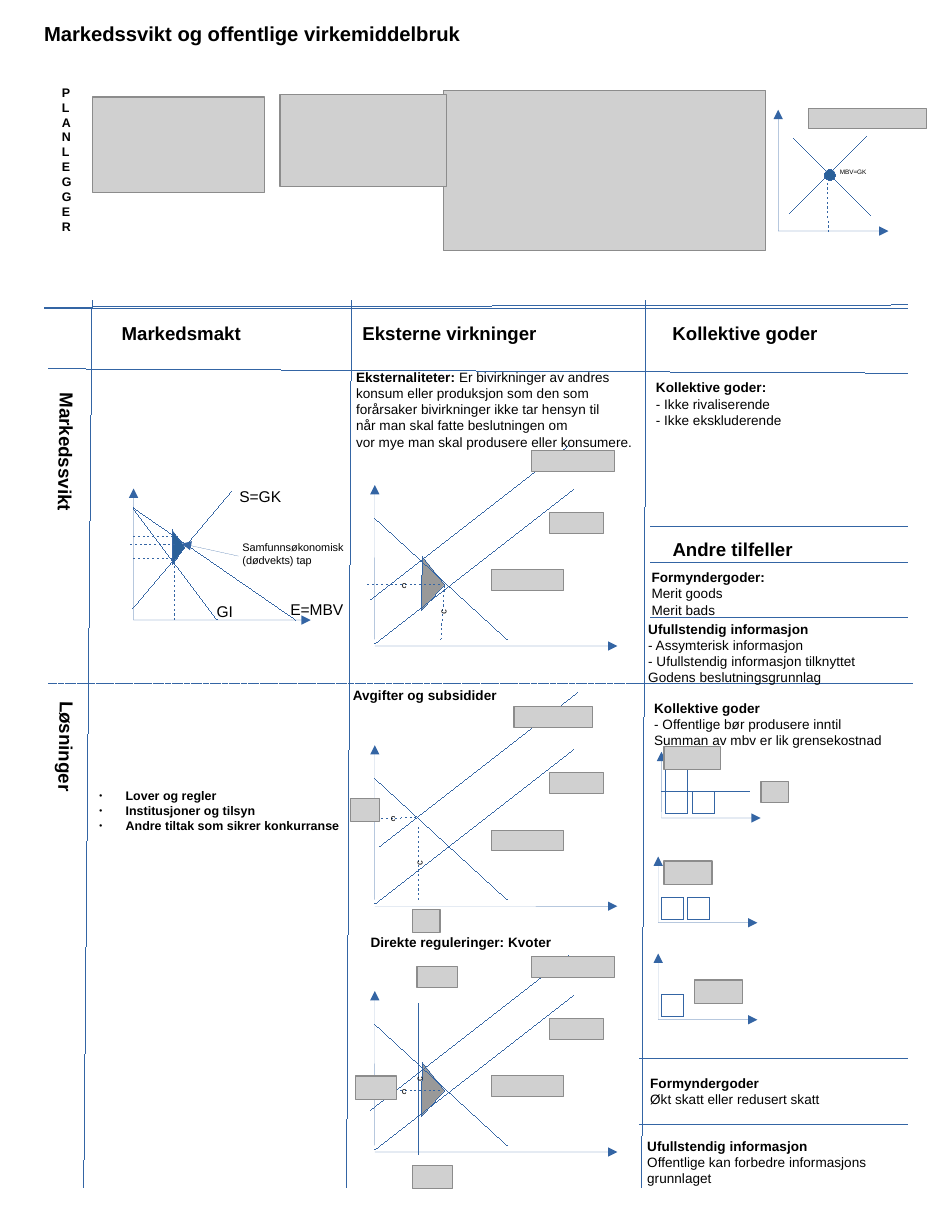
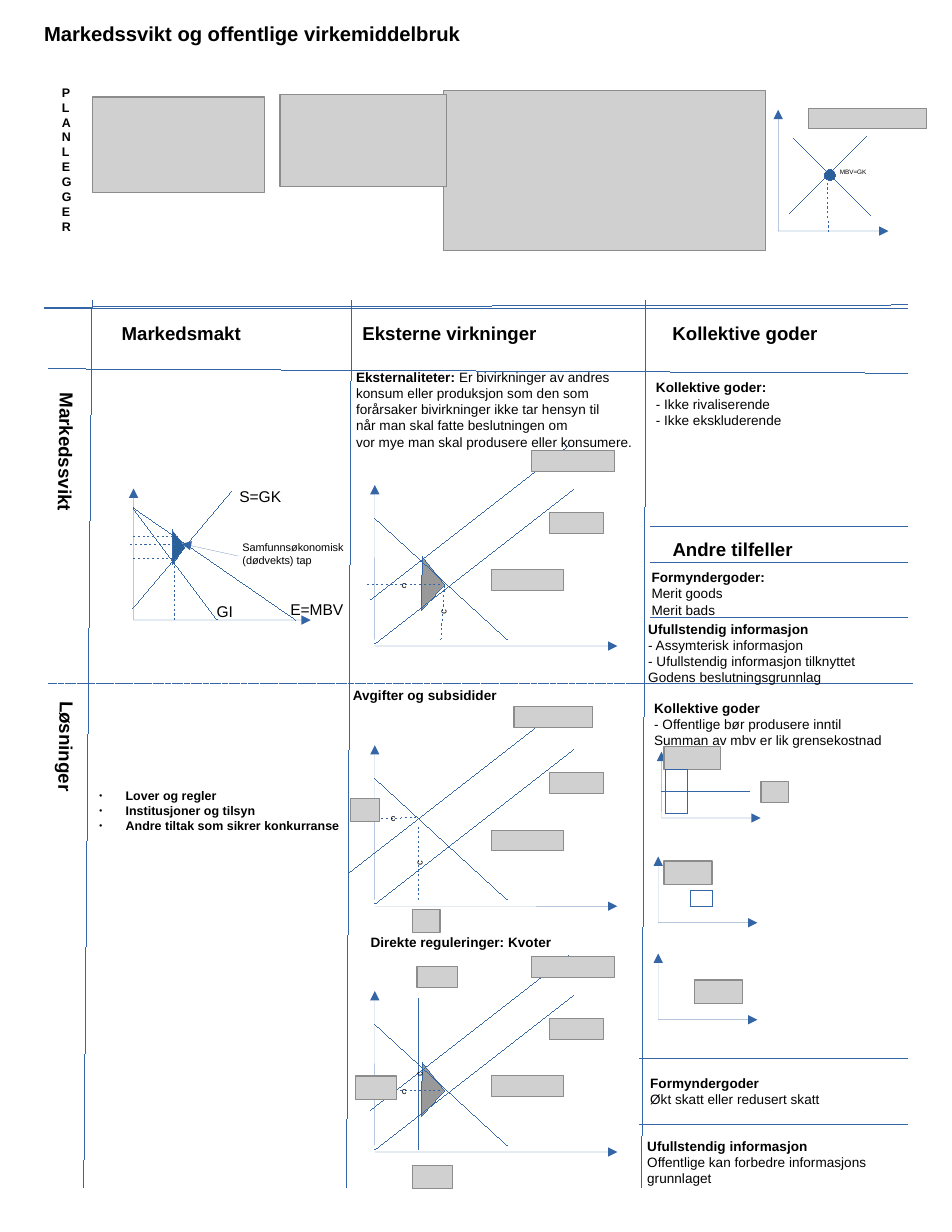
Before and after one commit to joernih/SFB10816Mikrooekonomi, a slide deck: slide 15 of forelesninger/drawio/alle_halden7.odp. Drawn at 952x1232 pixels with LibreOffice and Linux fonts; fonts in the diff are those of the drawing; grey boxes stand for pictures; background and template pictures are left out. Boxes give left, top, right and bottom in pixels: in the first picture for what was removed or moved away, otherwise in the second. Text is boxed around its words. In the diff, an @@ line names an element or a change of style, - is before the commit and + after.

```diff
--- a/forelesninger/drawio/alle_halden7.odp
+++ b/forelesninger/drawio/alle_halden7.odp
@@ line moved from (380, 847) - (578, 692) to (348, 874) - (547, 719) @@
@@ rectangle removed at (692, 792, 715, 814) @@
@@ rectangle removed at (662, 897, 684, 920) @@
@@ rectangle: place and size @@
-rectangle at (688, 897, 710, 920)
+rectangle at (690, 890, 712, 906)
@@ rectangle: place and size @@
-rectangle at (662, 995, 684, 1017)
+rectangle at (694, 981, 717, 1004)
@@ line "c": place and size @@
-line "c" at (419, 1004, 419, 1155)
+line "c" at (419, 999, 419, 1150)
```
Also in this commit, not shown: 19 other files.
